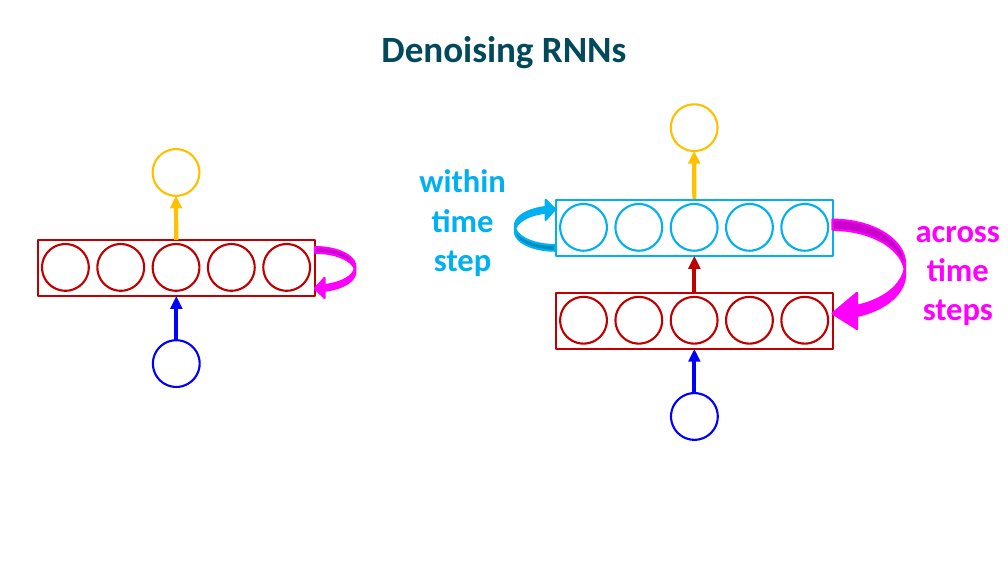
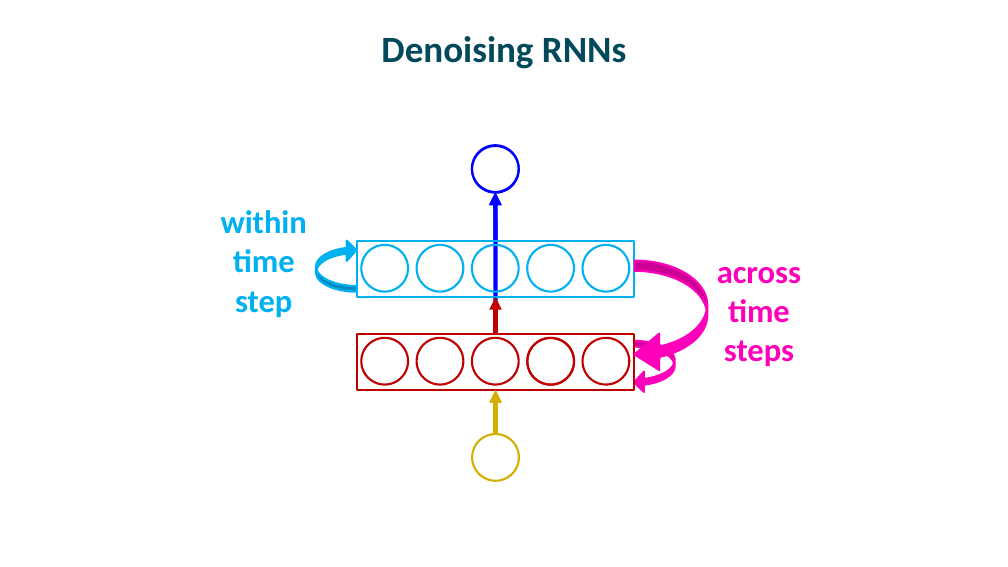
Before and after one commit to mcmozer/State_Denoised_RNN, a slide deck: slide 5 of talks/StateDenoisedRNNs.pptx (slide 6 before the commit). Drawn at 1008x567 pixels with LibreOffice and Linux fonts; fonts in the diff are those of the drawing. Boxes give left, top, right and bottom in pixels: in the first picture for what was removed or moved away, otherwise in the second. Text is boxed around its words. In the diff, an @@ line names an element or a change of style, - is before the commit and + after.

```diff
--- a/talks/StateDenoisedRNNs.pptx
+++ b/talks/StateDenoisedRNNs.pptx
@@ ellipse: place and size @@
-ellipse at [153,149,200,196]
+ellipse at [472,146,519,193]
@@ ellipse at [472,146,519,193]: outline #FFC000 2 pt to #0000FF 2 pt @@
@@ ellipse at [472,145,519,192]: outline #FFC000 2 pt to #0000FF 2 pt @@
@@ 12 ellipses, 3 arrows, 2 texts, 2 rectangles, 2 curved left arrows: place and size @@
-12 ellipses, 3 arrows, 2 texts, 2 rectangles, 2 curved left arrows at [419,104,1000,440]
+12 ellipses, 3 arrows, 2 texts, 2 rectangles, 2 curved left arrows at [221,145,801,481]
@@ arrow (495, 240) - (495, 192): stroke #FFC000 4 pt to #0000FF 4 pt @@
@@ arrow moved from (176, 240) - (176, 196) to (496, 333) - (495, 193) @@
@@ arrow (496, 333) - (495, 193): stroke #FFC000 4 pt to #0000FF 4 pt @@
@@ group removed at [38,240,315,387]: 5 ellipses, 1 rectangle @@
@@ curved left arrow at [634,261,707,373]: fill #FF00FF to #FF00BA; outline #FF00FF 2 pt to #FF00BA 2 pt @@
@@ text "across" at [717,267,801,366]: text colour #FF00FF to #FF00BA @@
@@ 1 ellipse, 1 arrow, 1 curved left arrow: place and size @@
-1 ellipse, 1 arrow, 1 curved left arrow at [176,244,355,340]
+1 ellipse, 1 arrow, 1 curved left arrow at [496,338,675,434]
@@ curved left arrow at [634,341,675,392]: fill #FF00FF to #FF00BA; outline #FF00FF 2 pt to #FF00BA 2 pt @@
@@ arrow (495, 434) - (495, 390): stroke #0000FF 4 pt to #D4AE00 4 pt @@
@@ arrow (496, 434) - (496, 390): stroke #0000FF 4 pt to #D4AE00 4 pt @@
@@ ellipse at [473,434,520,481]: outline #0000FF 2 pt to #D4AE00 2 pt @@
```
Also in this commit, not shown: 3 other slides changed, 3 slides added, 2 slides removed, 13 other files.
